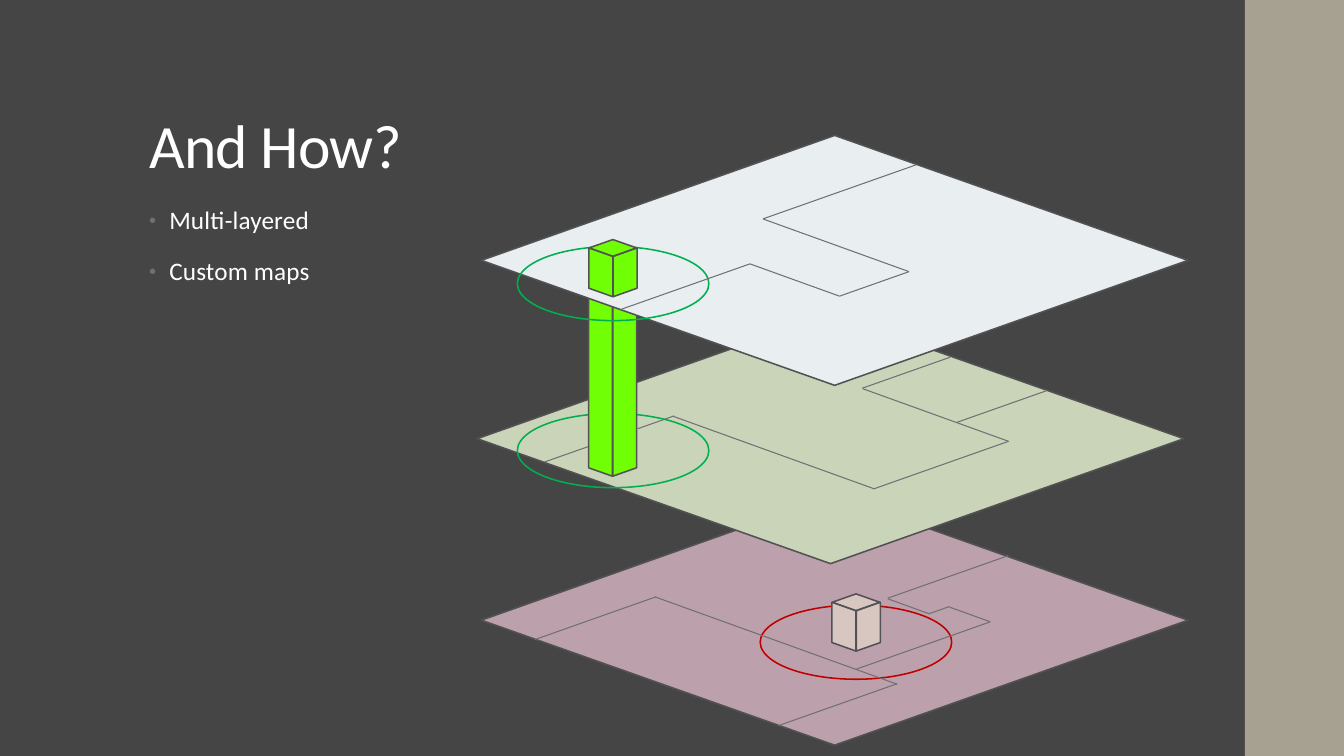
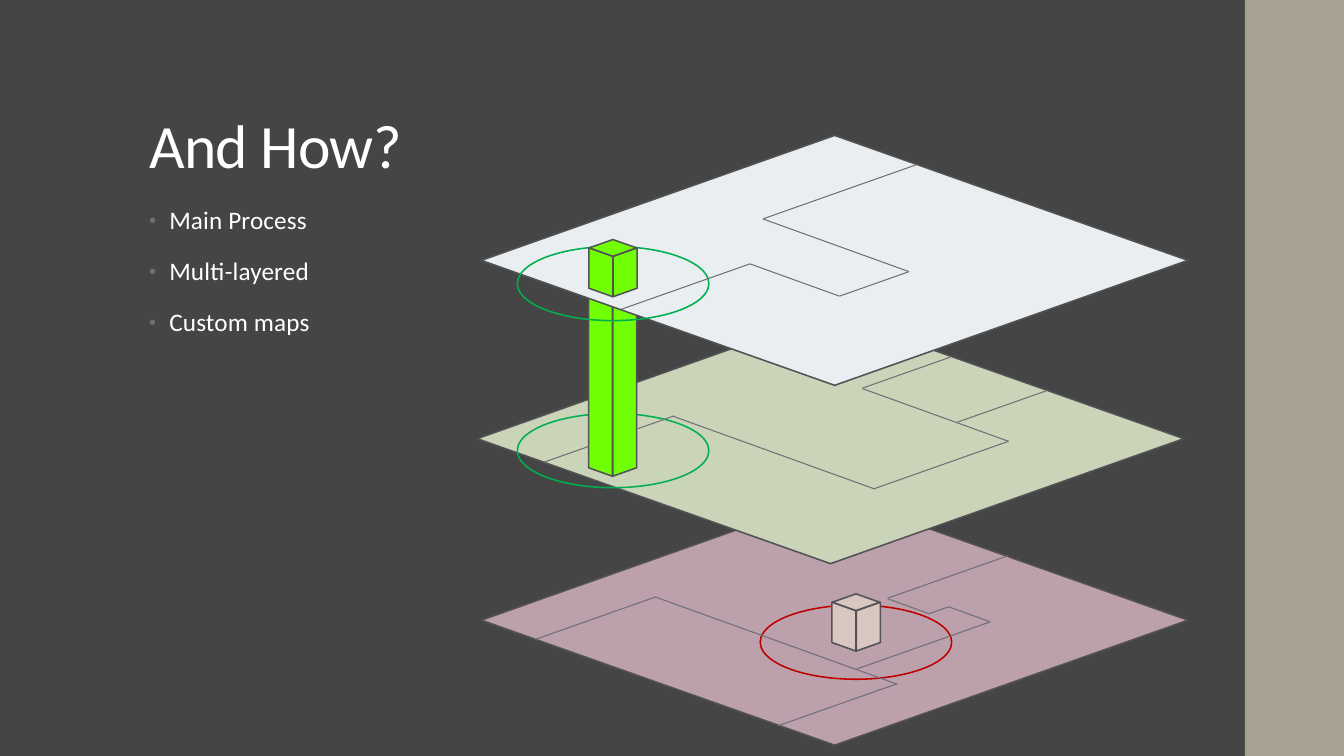
Before and after one commit to raember/Tower-Hopscotch, a slide deck: slide 3 of doc/Presentation.pptx. Drawn at 1344x756 pixels with LibreOffice and Linux fonts; fonts in the diff are those of the drawing. Boxes give left, top, right and bottom in pixels: in the first picture for what was removed or moved away, otherwise in the second. Text is boxed around its words. In the diff, an @@ line names an element or a change of style, - is before the commit and + after.

Commit message:
added bp to slide 3

```diff
--- a/doc/Presentation.pptx
+++ b/doc/Presentation.pptx
@@ text at <box>169,211,306,229</box>: paragraph added @@
+• Main Process
```
